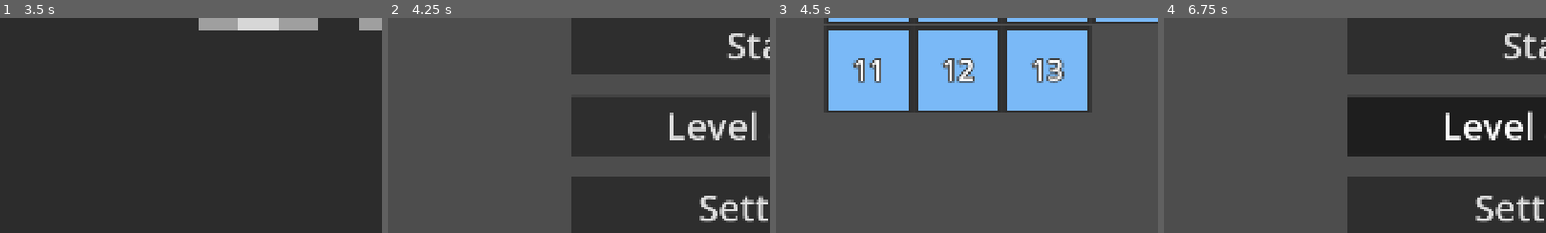
Above: before the commit, frames 1-4 (left to right).
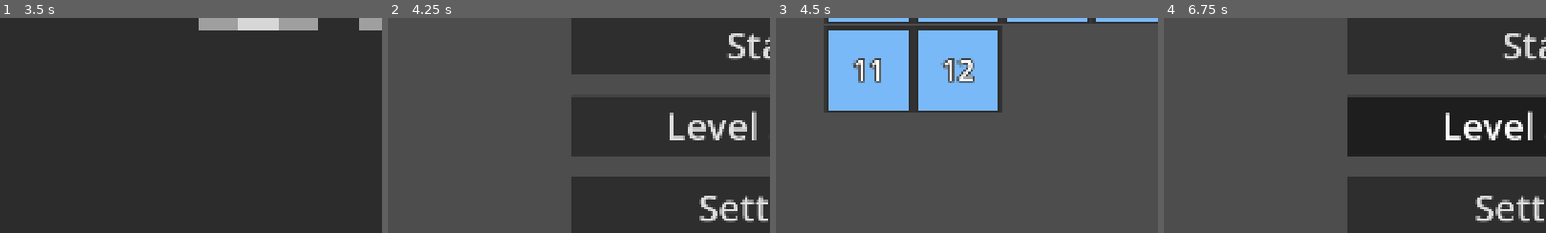
Above: after the commit, the same moments.

Repository: somestufz/GDS-Game-Jam-Repo
Game: Godot game, scene res://scenes/main/game.tscn
Two runs of this game, one before a commit and one after it. Both use one fixed random seed, a clock stepped at 60 frames per second and the inputs below. This scene is started directly instead of the project's main scene.
Inputs (mouse positions are % of the whole screen's width and height, from its top left):
- Up to frame 1 (3.5 s): click "Start" at 0.5 s; tap Enter at 1.25 s; move the mouse to (72, 45) at 1.27 s; hold D (move_right) 1.28-2.03 s; tap Space (ability) at 1.35 s; click (72, 45) at 1.42 s; tap R (restart) at 2 s; move the mouse to (30, 55) at 2.02 s; hold S (move_down) 2.03-2.75 s; tap Shift (shift) at 2.1 s; click "Start" at 2.75 s
- Up to frame 2 (4.25 s): tap R (restart) at 3.5 s; move the mouse to (60, 28) at 3.52 s; hold D (move_right) from 3.53 s (still down); tap Z (undo) at 3.6 s
- Up to frame 3 (4.5 s): release D (move_right) at 4.25 s; click "Level Select" at 4.25 s
- Up to frame 4 (6.75 s): click "Back" at 5 s; click "Settings" at 5.75 s; move the mouse to (45, 70) at 6.52 s; hold W (move_up) from 6.53 s (still down); tap Z (undo) at 6.6 s; click (45, 70) at 6.67 s
The pictures show only the part of the screen within x 0-50%, y 43-93%; the shares and areas given below are measured in that part.

Frames 1-2 are identical in both runs. In frame 3, 9.0% of the frame differs, in the area x 59-82%, y 3-44%; in frame 4, nothing differs.

Commit message:
fixed level progression actually

Diff:
--- a/Main/Sokoban/scenes/main/game.tscn
+++ b/Main/Sokoban/scenes/main/game.tscn
@@ -14,7 +14,7 @@
 
 [node name="LevelManager" parent="." unique_id=294967547 instance=ExtResource("1_e64el")]
 position = Vector2(-960, -540)
-level_names = Array[String](["res://scenes/main/levels/level_horse_1.tscn", "res://scenes/main/levels/level_horse_2.tscn", "res://scenes/main/levels/level_horse_3.tscn", "res://scenes/main/levels/level …(446 unchanged characters)…
+level_names = Array[String](["res://scenes/main/levels/level_horse_1.tscn", "res://scenes/main/levels/level_horse_3.tscn", "res://scenes/main/levels/level …(446 unchanged characters)…
 
 [node name="UI" type="Control" parent="." unique_id=92902434]
 layout_mode = 3
--- a/Main/Sokoban/scenes/main/level_manager.gd
+++ b/Main/Sokoban/scenes/main/level_manager.gd
@@ -16,6 +16,7 @@
 	current_level = $Level
 
 func _process(delta: float) -> void:
+	print(Globals.end_zone_count, "/", Globals.end_zone_total)
 	if Globals.end_zone_count == Globals.end_zone_total and ui.current_menu == "Game":
 		current_level_id += 1
 		load_to_level(current_level_id)
@@ -23,7 +24,6 @@
 func load_to_level(id : int) -> void:
 	print("loading to " + str(id))
 	current_level.queue_free()
-	Globals.end_zone_count = 0
 	Globals.end_zone_total = 0
 
 	current_level_id = id
@@ -36,6 +36,7 @@
 func deload() -> void:
 	print("deloading level")
 	current_level.queue_free()
+	Globals.end_zone_total = 0
 
 	current_level_id = -1
 
